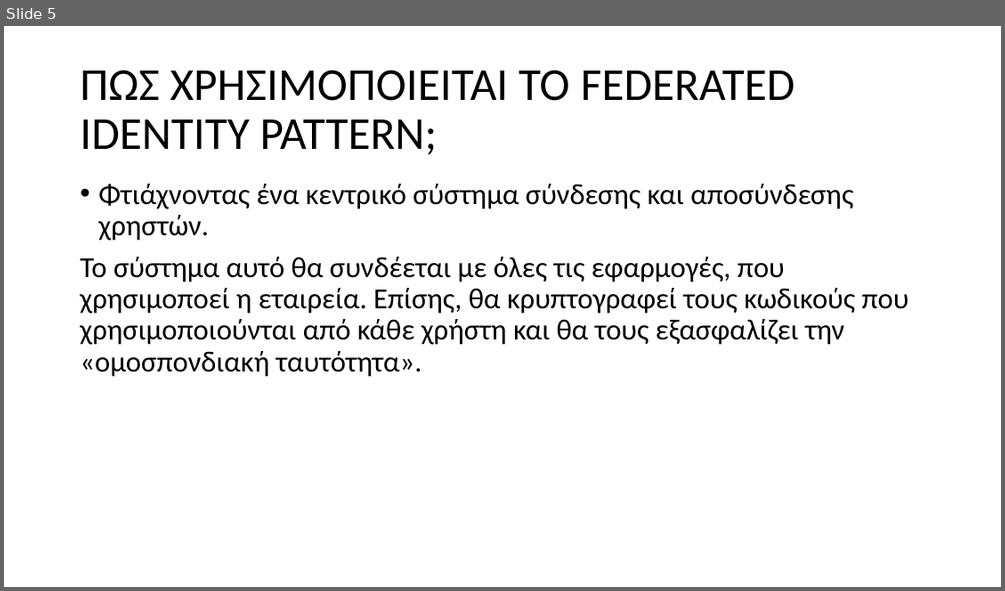
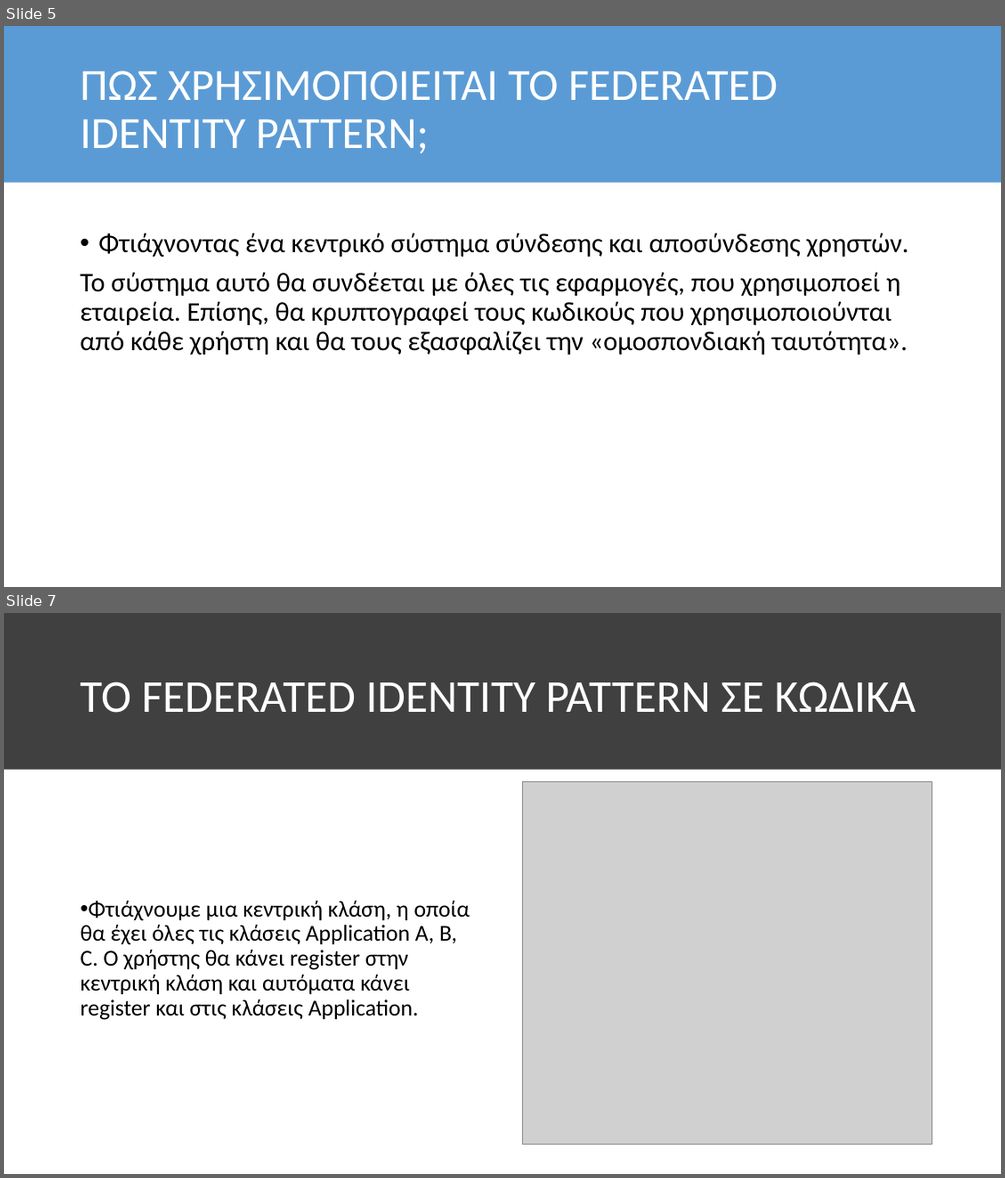
Before and after one commit to GeorgeMC2610/Design-Patterns, a slide deck: Exercise 3/Microsoft Design Patterns/Microsoft Design Patterns.pptx. Shown one above the other, each under a label of ours: slide 5 before the commit, slides 5 and 7 after it; the slides between them are not shown. The pictures are 1005x591 and 1005x1178 pixels, drawn with LibreOffice and Linux fonts; fonts in the diff are those of the drawing; grey boxes stand for pictures. Boxes give left, top, right and bottom in pixels: in the first picture for what was removed or moved away, otherwise in the second. Text is boxed around its words. In the diff, an @@ line names an element or a change of style, - is before the commit and + after.

```diff
--- a/Exercise 3/Microsoft Design Patterns/Microsoft Design Patterns.pptx
+++ b/Exercise 3/Microsoft Design Patterns/Microsoft Design Patterns.pptx
@@ slide 7 added at bbox=[4, 613, 1001, 1174], background #FFFFFF @@
@@ rectangle added at bbox=[4, 613, 1001, 770], fill #404040 @@
@@ title added at bbox=[80, 682, 916, 713], 44 pt, text #FFFFFF @@
+ΤΟ FEDERATED IDENTITY PATTERN ΣΕ ΚΩΔΙΚΑ
@@ picture added at bbox=[522, 781, 933, 1144] @@
@@ text added at bbox=[81, 900, 470, 1020], 22 pt, text #000000 @@
+• Φτιάχνουμε μια κεντρική κλάση, η οποία θα έχει όλες τις κλάσεις Application A, B, C. Ο χρήστης θα κάνει register στην κεντρική κλάση και αυτόματα κάνει register και στις κλάσεις Application.
@@ slide 5 changed as well @@
@@ rectangle added at bbox=[4, 26, 1001, 183], fill #5B9BD5 @@
@@ title "ΠΩΣ ΧΡΗΣΙΜΟΠΟΙΕΙΤΑΙ ΤΟ FEDERATED IDENTITY ..." at bbox=[80, 70, 777, 153]: size 44 to 43 pt, text colour #000000 to #FFFFFF @@
@@ text "Φτιάχνοντας ένα κεντρικό σύστημα σύνδεσης ...": place and size @@
-text "Φτιάχνοντας ένα κεντρικό σύστημα σύνδεσης ..." at bbox=[80, 184, 909, 377]
+text "Φτιάχνοντας ένα κεντρικό σύστημα σύνδεσης ..." at bbox=[80, 232, 909, 354]
@@ text "Φτιάχνοντας ένα κεντρικό σύστημα σύνδεσης ..." at bbox=[80, 232, 909, 354]: size 28 to 26 pt @@
```
Also in this commit, not shown: 4 other slides changed, 8 other slides added, 1 slide removed.
